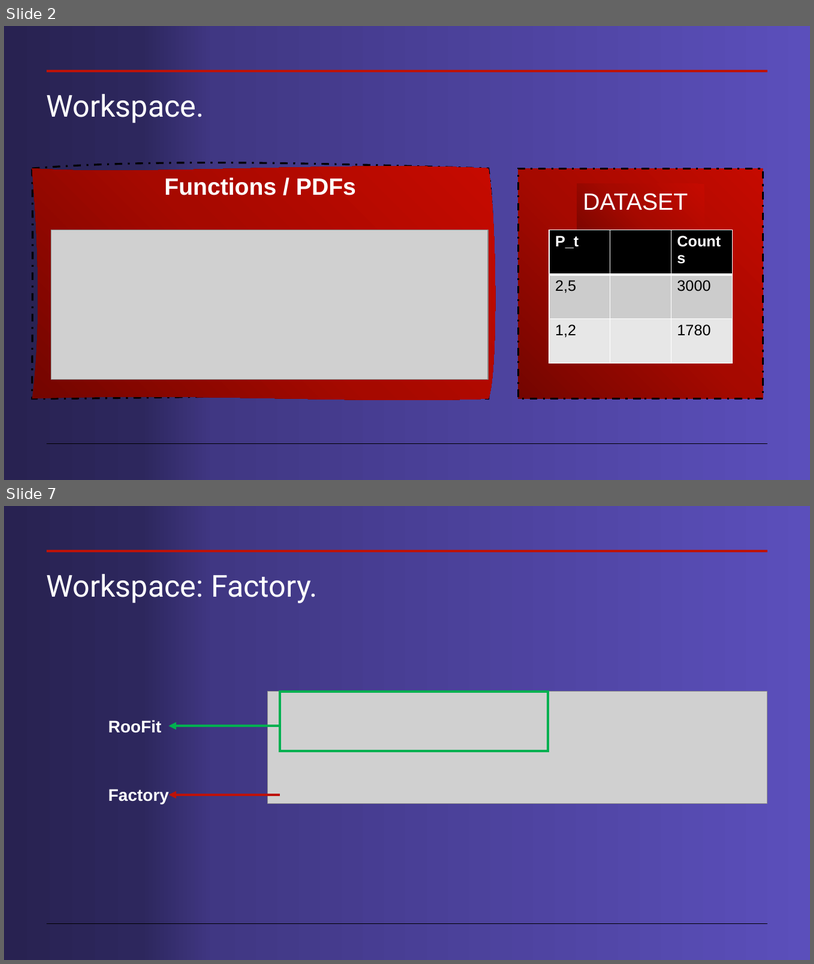
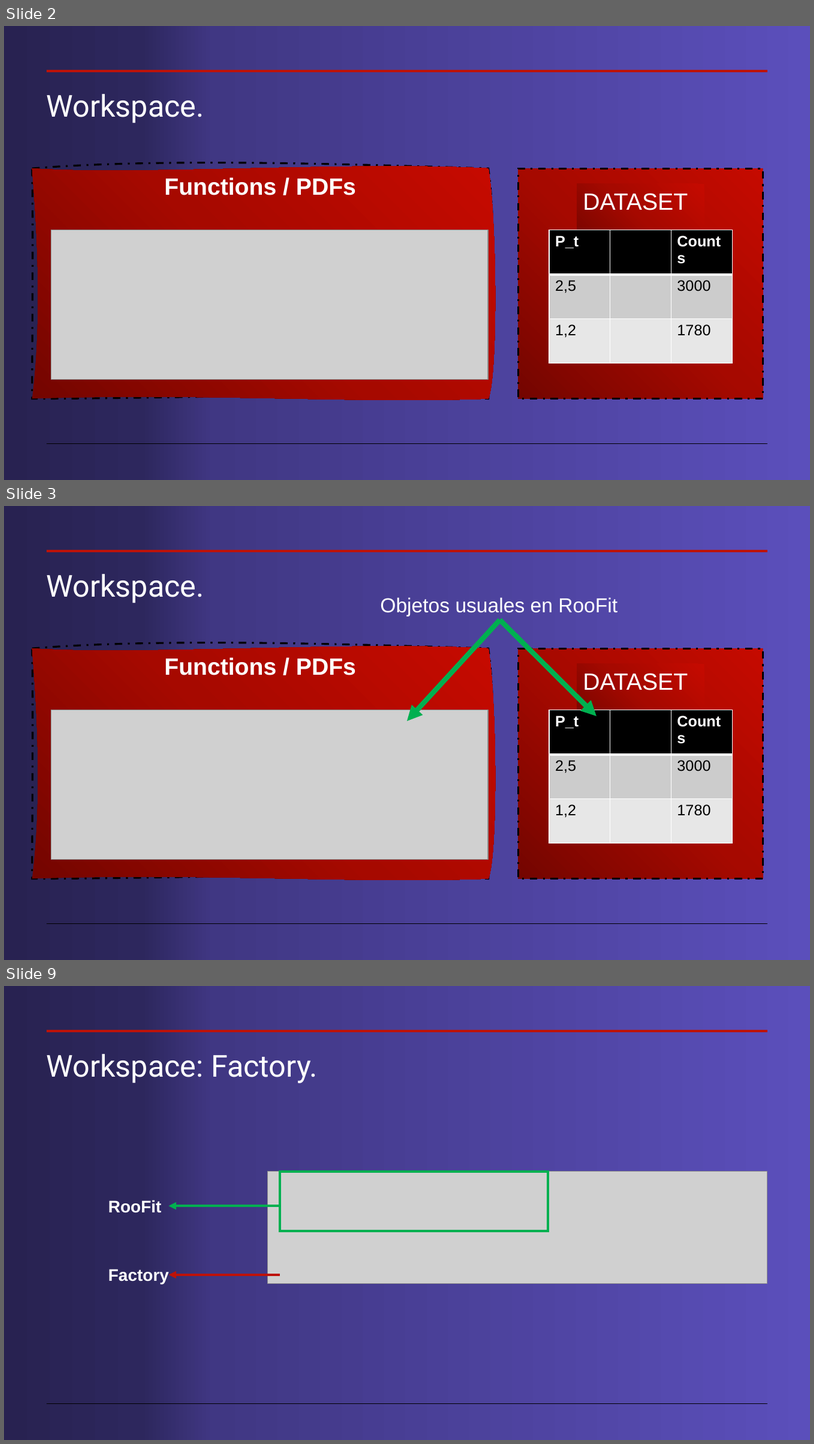
Before and after one commit to cdavidgutierrez/ProyectoFinal_CERN_ROOT, a slide deck: Workspaces en root.pptx. Shown one above the other, each under a label of ours: slides 2 and 7 before the commit, slides 2, 3 and 9 after it; the slides between them are not shown. The pictures are 814x964 and 814x1444 pixels, drawn with LibreOffice and Linux fonts; fonts in the diff are those of the drawing; grey boxes stand for pictures. Boxes give left, top, right and bottom in pixels: in the first picture for what was removed or moved away, otherwise in the second. Text is boxed around its words. In the diff, an @@ line names an element or a change of style, - is before the commit and + after.

```diff
--- a/Workspaces en root.pptx
+++ b/Workspaces en root.pptx
@@ slide 3 added at bbox=[4, 506, 810, 960], background gradient #5B4FBB to #403783 to #2D275D to #282251; not listed: 2 template elements that a slide beside it also shows @@
@@ title added at bbox=[47, 574, 204, 603], 36 pt, text #FFFFFF @@
+Workspace.
@@ text added at bbox=[380, 597, 618, 616], 24 pt, text #FFFFFF @@
+Objetos usuales en RooFit
@@ arrow added from (500, 620) to (408, 721), #00B050 6 pt @@
@@ arrow added from (500, 620) to (597, 716), #00B050 6 pt @@
@@ freeform shape added at bbox=[32, 648, 489, 878], fill gradient #750600 to #A70800 to #C60A00, outline #000000 2.25 pt dashed, 28 pt, text #FFFFFF, bold @@
+Functions / PDFs
@@ rectangle added at bbox=[519, 648, 764, 878], fill gradient #750600 to #A70800 to #C60A00, outline #000000 2.25 pt dashed @@
@@ rectangle added at bbox=[578, 663, 705, 728], fill gradient #750600 to #A70800 to #C60A00, 28 pt, text #FFFFFF @@
+DATASET
@@ picture added at bbox=[51, 710, 489, 859] @@
@@ table added at bbox=[549, 710, 733, 843], 3 rows, 3 columns @@
+P_t |  | Counts
+2,5 |  | 3000
+1,2 |  | 1780
@@ what was slide 7 is now slide 9 @@
```
Also in this commit, not shown: 6 slides changed, 2 other slides added.
